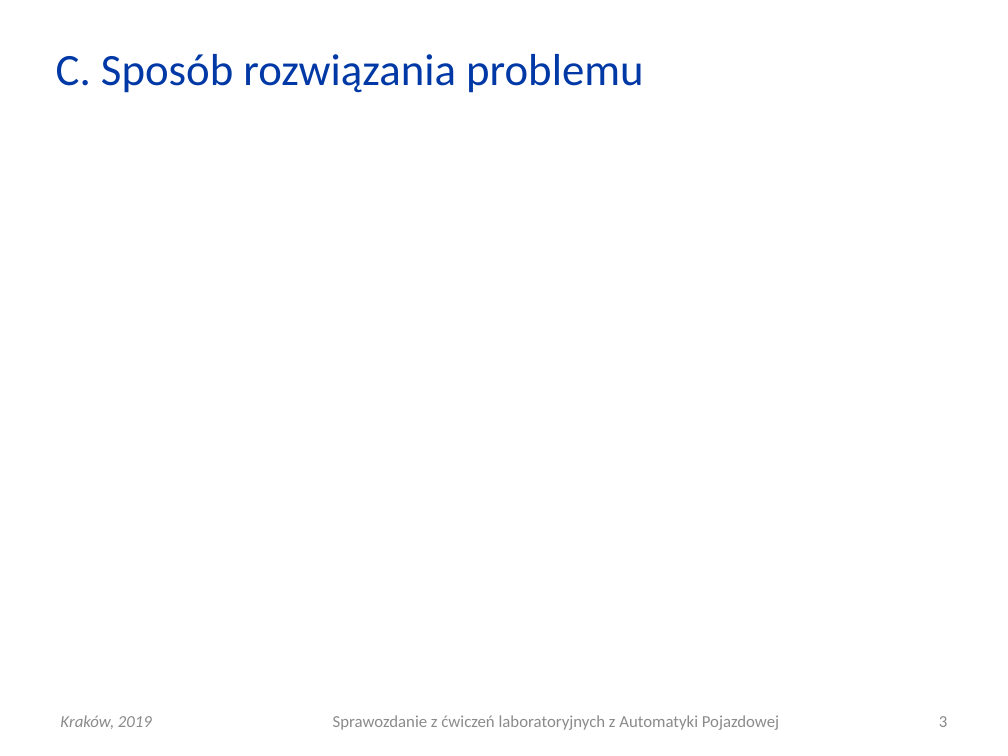
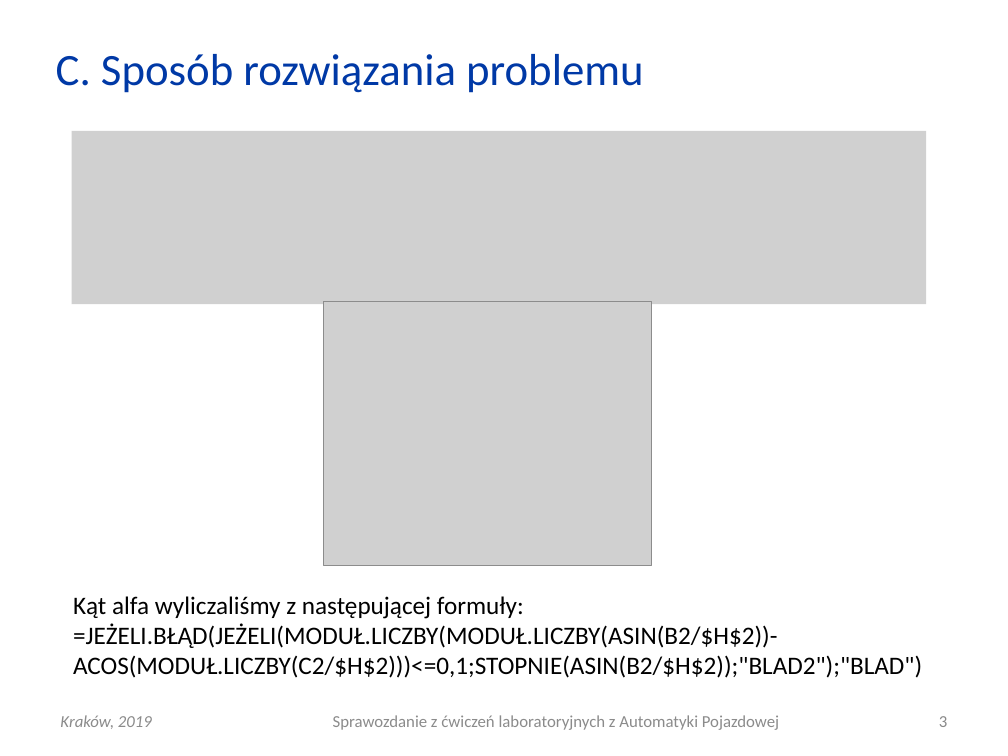
Before and after one commit to Katarzyna-W/AP, a slide deck: slide 3 of Lab7_excel/AP_L07_20190410_0800_G01.pptx. Drawn at 1008x756 pixels with LibreOffice and Linux fonts; fonts in the diff are those of the drawing; grey boxes stand for pictures. Boxes give left, top, right and bottom in pixels: in the first picture for what was removed or moved away, otherwise in the second. Text is boxed around its words. In the diff, an @@ line names an element or a change of style, - is before the commit and + after.

Commit message:
Sposób rozwiązania problemu + wyniki

```diff
--- a/Lab7_excel/AP_L07_20190410_0800_G01.pptx
+++ b/Lab7_excel/AP_L07_20190410_0800_G01.pptx
@@ picture added at [72,131,926,304] @@
@@ picture added at [324,301,652,564] @@
@@ text added at [73,596,922,678], 18 pt, text #000000 @@
+Kąt alfa wyliczaliśmy z następującej formuły: =JEŻELI.BŁĄD(JEŻELI(MODUŁ.LICZBY(MODUŁ.LICZBY(ASIN(B2/$H$2))-ACOS(MODUŁ.LICZBY(C2/$H$2)))<=0,1;STOPNIE(ASIN(B2/$H$2));"BLAD2");"BLAD")
```
Also in this commit, not shown: 1 other slide changed.
